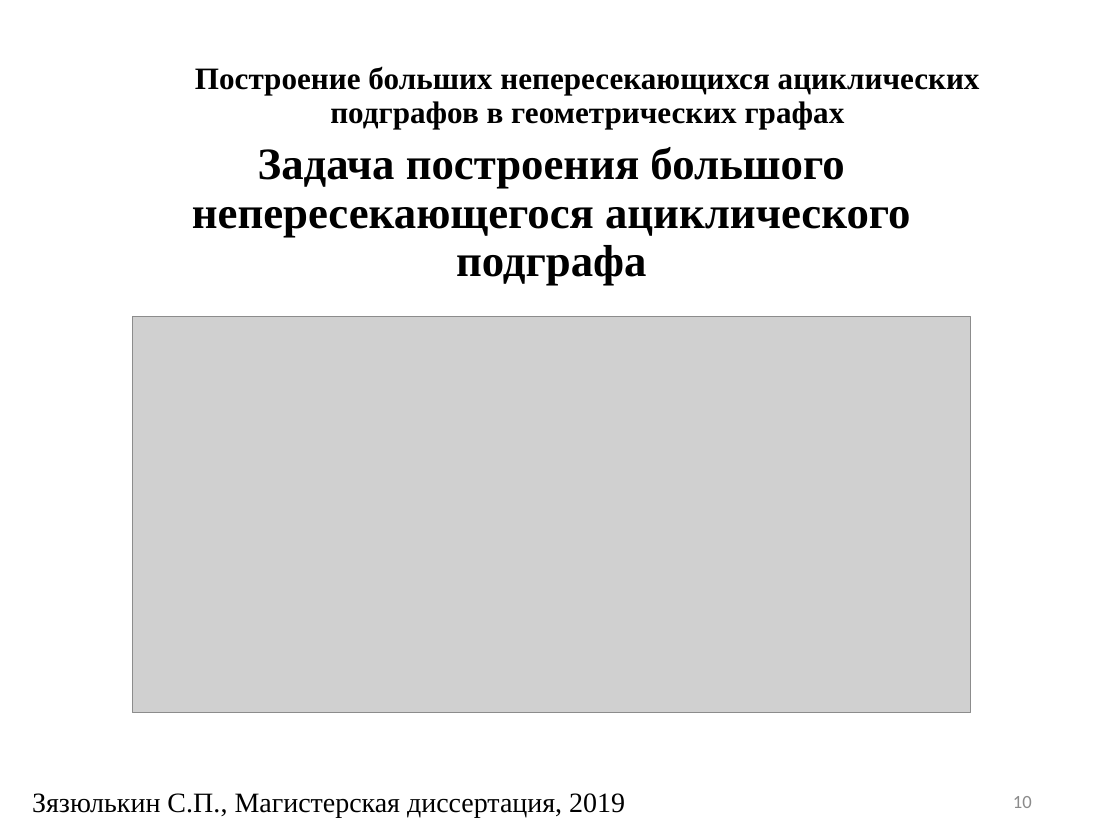
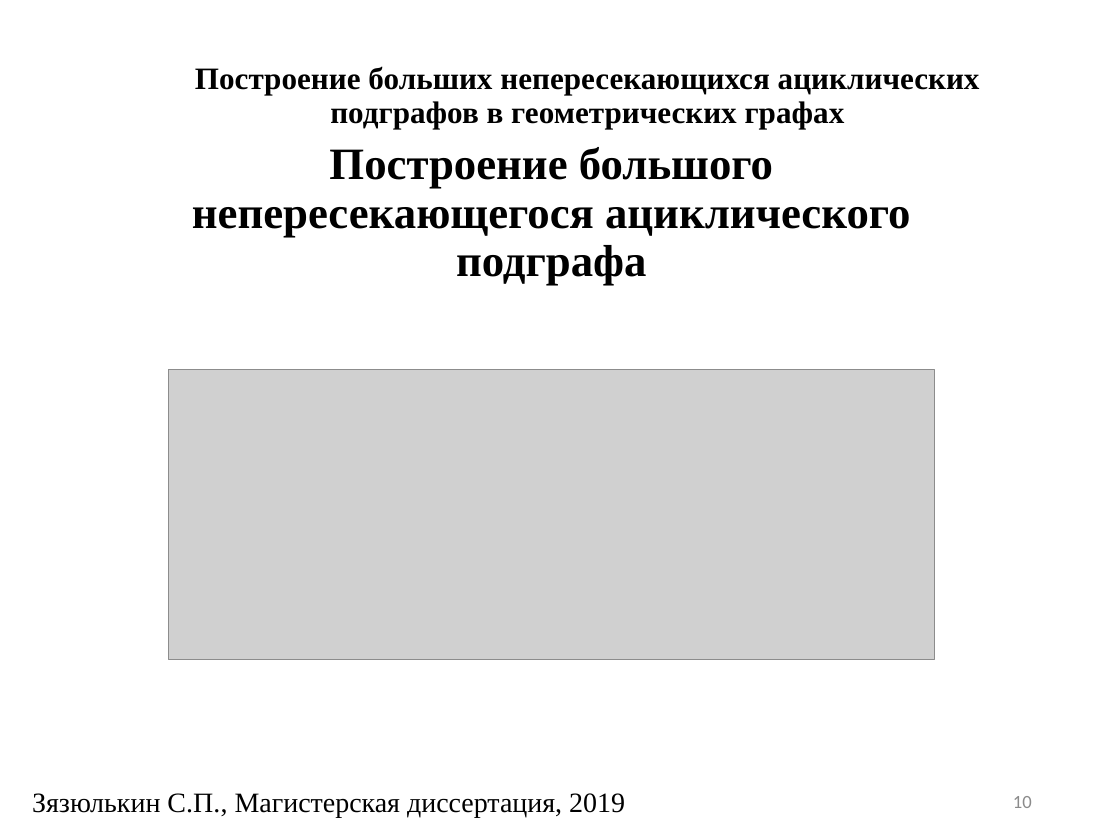
Before and after one commit to SergeyZyazyulkin/NonCrossingSubgraphs, a slide deck: slide 10 of docs/presentation.ppt. Drawn at 1120x840 pixels with LibreOffice and Linux fonts; fonts in the diff are those of the drawing; grey boxes stand for pictures; background and template pictures are left out. Boxes give left, top, right and bottom in pixels: in the first picture for what was removed or moved away, otherwise in the second. Text is boxed around its words. In the diff, an @@ line names an element or a change of style, - is before the commit and + after.

```diff
--- a/docs/presentation.ppt
+++ b/docs/presentation.ppt
@@ title at (192,147,910,286): text changed @@
-Задача построения большого непересекающегося ациклического подграфа
+Построение большого непересекающегося ациклического подграфа
@@ picture: place and size @@
-picture at (132,317,971,713)
+picture at (169,370,934,660)
```
Also in this commit, not shown: 16 other slides changed, 5 slides added, 3 other files.
